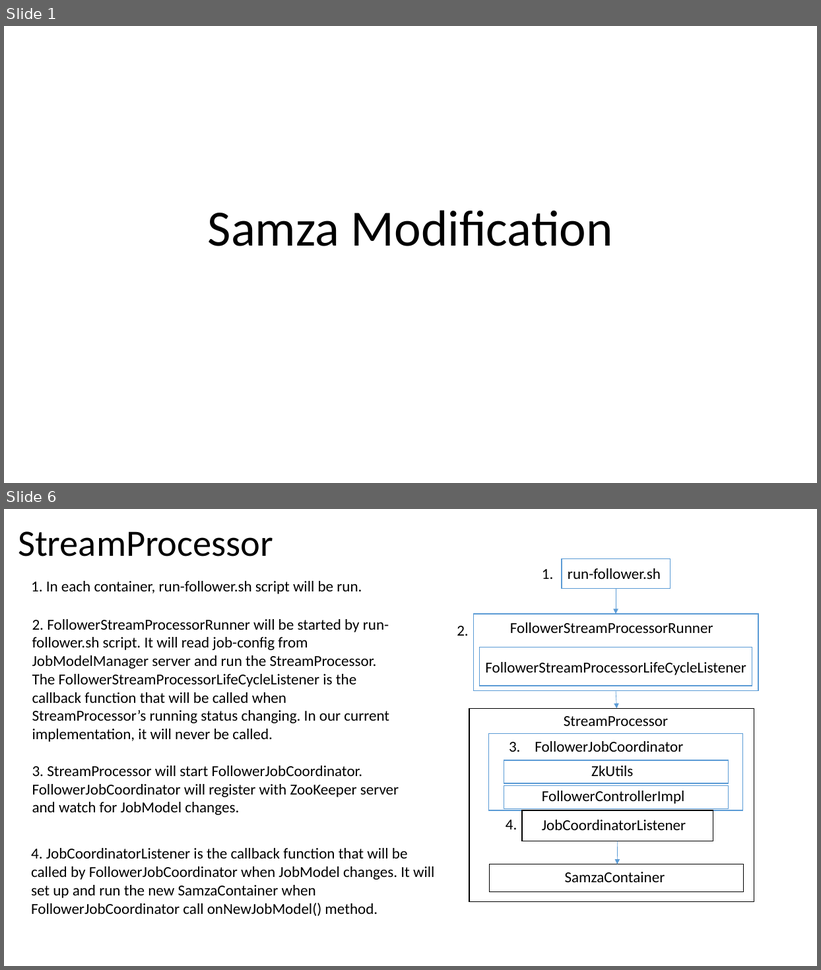
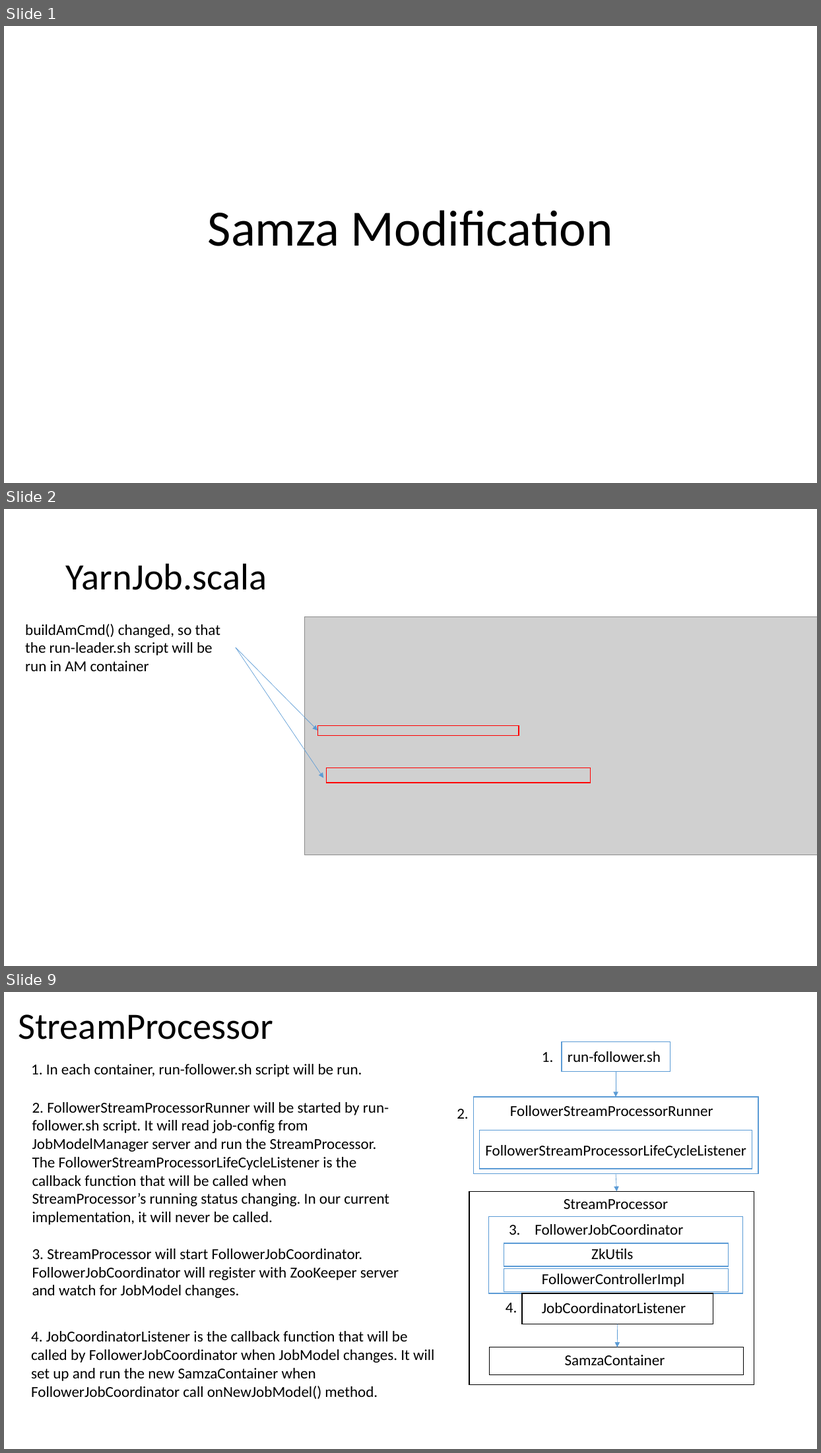
Before and after one commit to Swrrt/Samza-Documents, a slide deck: Documentation/Samza-Snapshot.pptx. Shown one above the other, each under a label of ours: slides 1 and 6 before the commit, slides 1, 2 and 9 after it; the slides between them are not shown. The pictures are 821x970 and 821x1453 pixels, drawn with LibreOffice and Linux fonts; fonts in the diff are those of the drawing; grey boxes stand for pictures. Boxes give left, top, right and bottom in pixels: in the first picture for what was removed or moved away, otherwise in the second. Text is boxed around its words. In the diff, an @@ line names an element or a change of style, - is before the commit and + after.

```diff
--- a/Documentation/Samza-Snapshot.pptx
+++ b/Documentation/Samza-Snapshot.pptx
@@ slide 2 added at bbox=[4, 509, 817, 966], background #FFFFFF @@
@@ title added at bbox=[66, 563, 267, 590], 44 pt, text #000000 @@
+YarnJob.scala
@@ text added at bbox=[25, 624, 220, 671], 18 pt, text #000000 @@
+buildAmCmd() changed, so that the run-leader.sh script will be run in AM container
@@ picture added at bbox=[305, 617, 817, 855] @@
@@ arrow added from (236, 648) to (318, 730), #5B9BD5 0.5 pt @@
@@ arrow added from (236, 648) to (323, 778), #5B9BD5 0.5 pt @@
@@ rectangle added at bbox=[318, 726, 519, 736], outline #FF0000 1 pt @@
@@ rectangle added at bbox=[327, 768, 590, 783], outline #FF0000 1 pt @@
@@ what was slide 6 is now slide 9 @@
```
Also in this commit, not shown: 4 slides changed, 2 other slides added.
